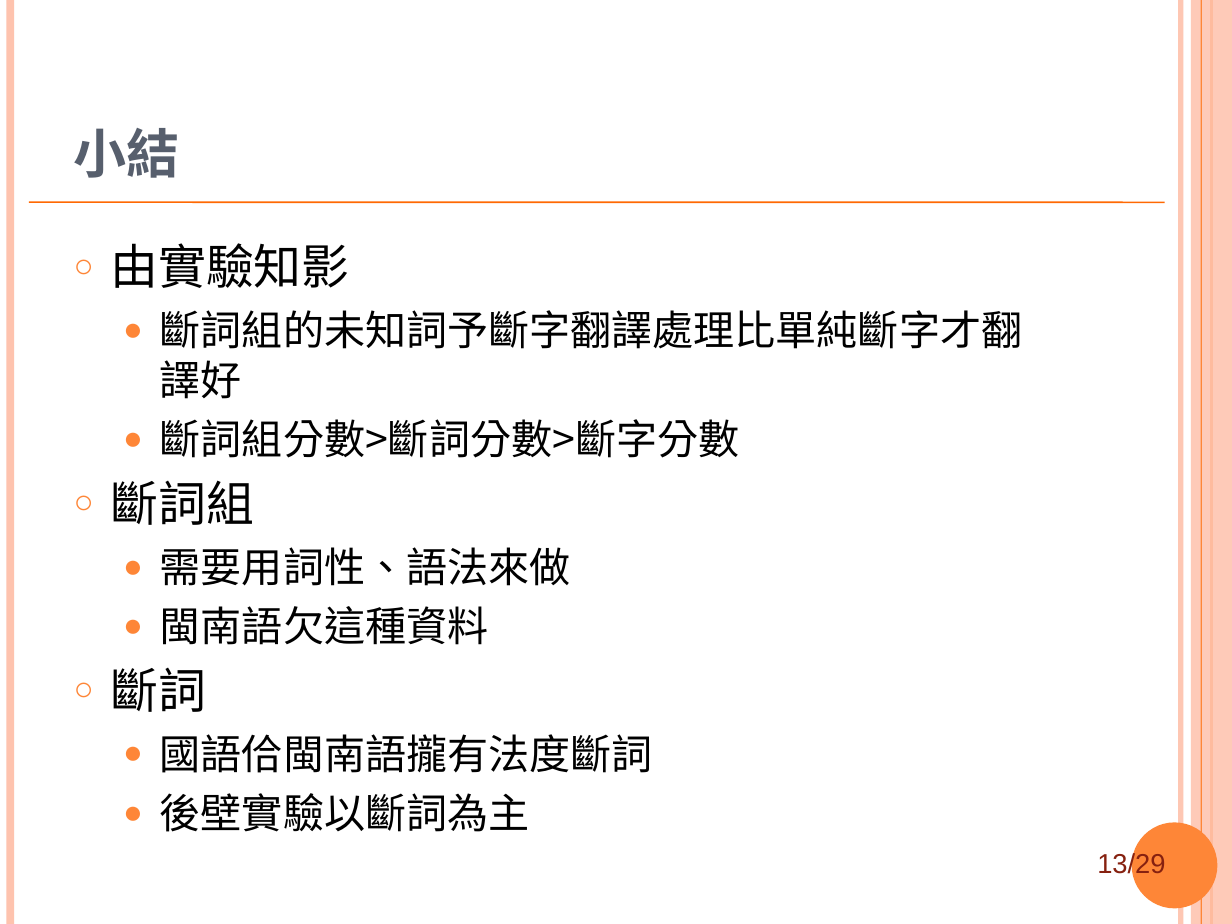
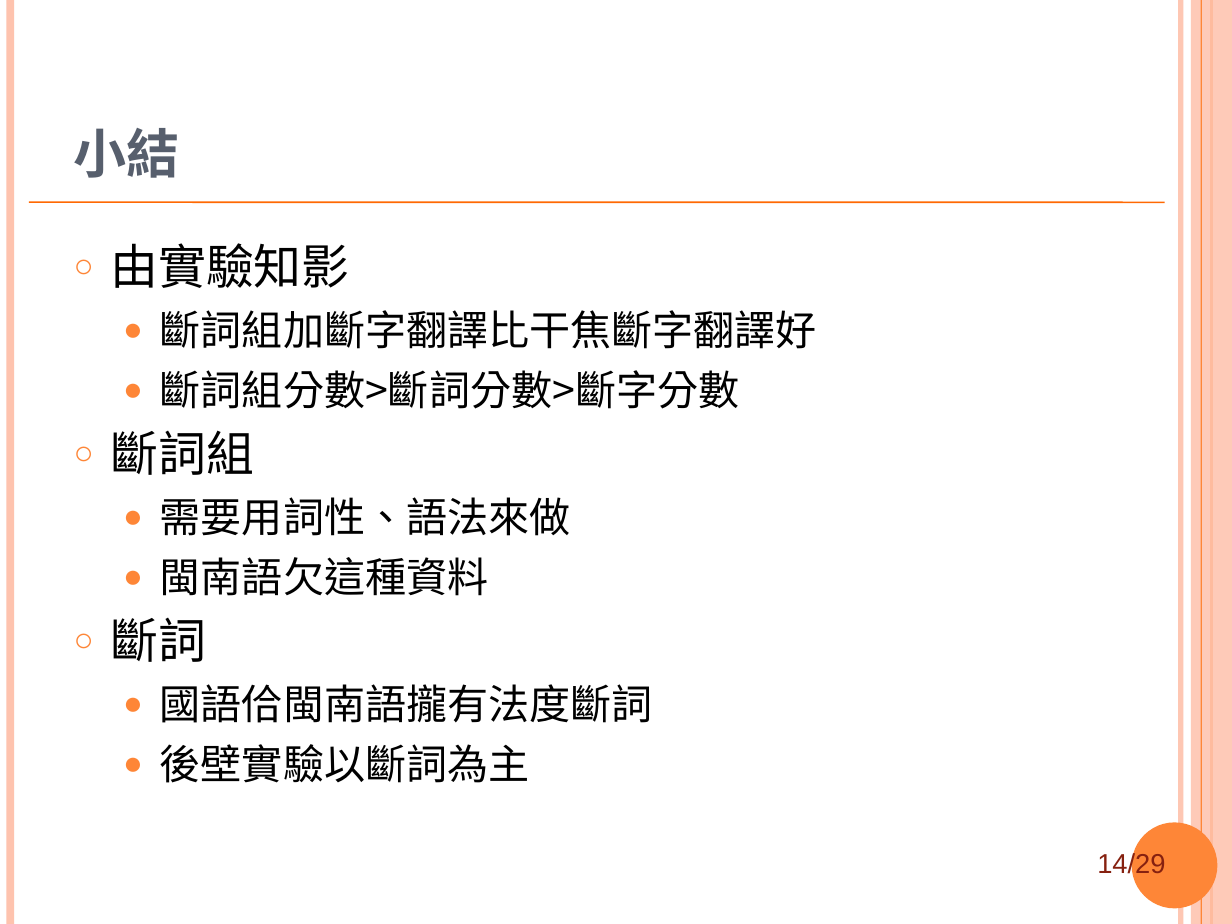
Before and after one commit to sih4sing5hong5/po3-ko3_tau5-iann2-phinn3, a slide deck: slide 14 of 翻譯報告.ppt (slide 13 before the commit). Drawn at 1232x924 pixels with LibreOffice and Linux fonts; fonts in the diff are those of the drawing; background and template pictures are left out. Boxes give left, top, right and bottom in pixels: in the first picture for what was removed or moved away, otherwise in the second. Text is boxed around its words. In the diff, an @@ line names an element or a change of style, - is before the commit and + after.

```diff
--- a/翻譯報告.ppt
+++ b/翻譯報告.ppt
@@ text at (160, 310, 817, 349): text changed @@
-  ● 斷詞組的未知詞予斷字翻譯處理比單純斷字才翻譯好
+  ● 斷詞組加斷字翻譯比干焦斷字翻譯好
@@ page number at (1097, 852, 1165, 879): text changed @@
-13/29
+14/29
```
Also in this commit, not shown: 15 other slides changed, 2 slides added.
